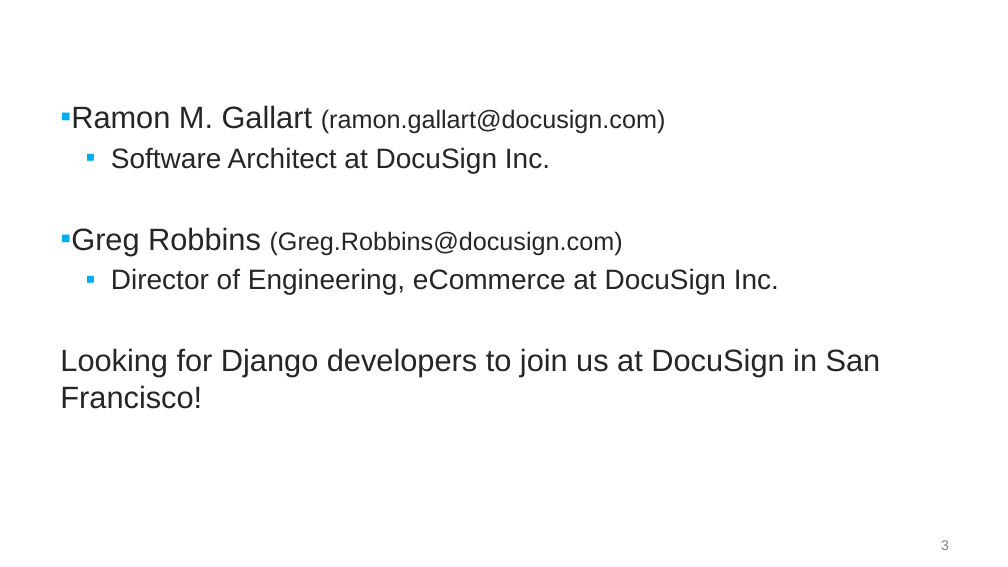
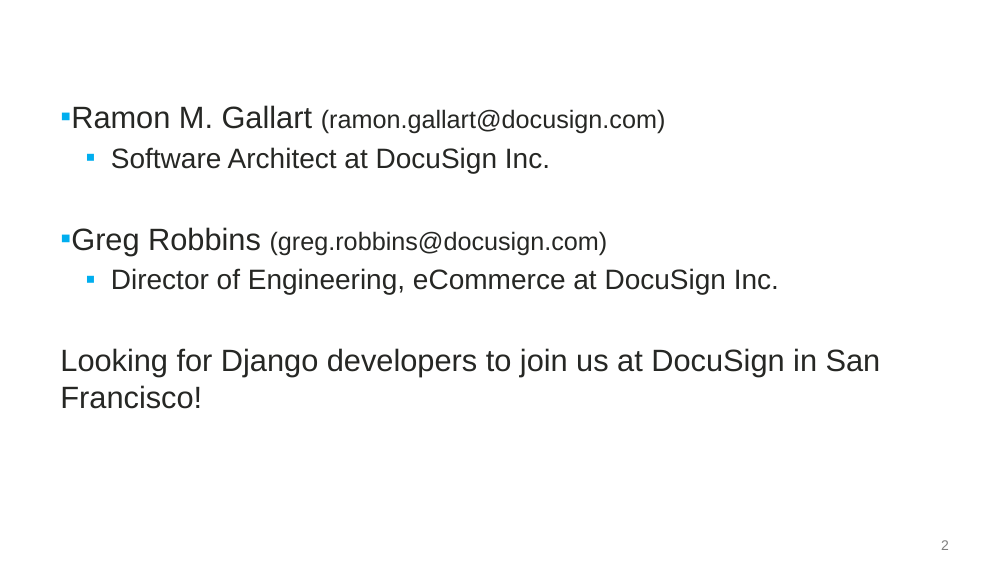
Before and after one commit to skawaii/DjangoCon2014, a slide deck: slide 2 of docs/DjangoCon_presentation.pptx (slide 3 before the commit). Drawn at 1008x567 pixels with LibreOffice and Linux fonts; fonts in the diff are those of the drawing; background and template pictures are left out. Boxes give left, top, right and bottom in pixels: in the first picture for what was removed or moved away, otherwise in the second. Text is boxed around its words. In the diff, an @@ line names an element or a change of style, - is before the commit and + after.

```diff
--- a/docs/DjangoCon_presentation.pptx
+++ b/docs/DjangoCon_presentation.pptx
@@ text at [60,227,608,256]: text changed @@
-▪ Greg Robbins (Greg.Robbins@docusign.com)
+▪ Greg Robbins (greg.robbins@docusign.com)
```
Also in this commit, not shown: 1 other slide changed, 1 slide added, 1 slide removed.
